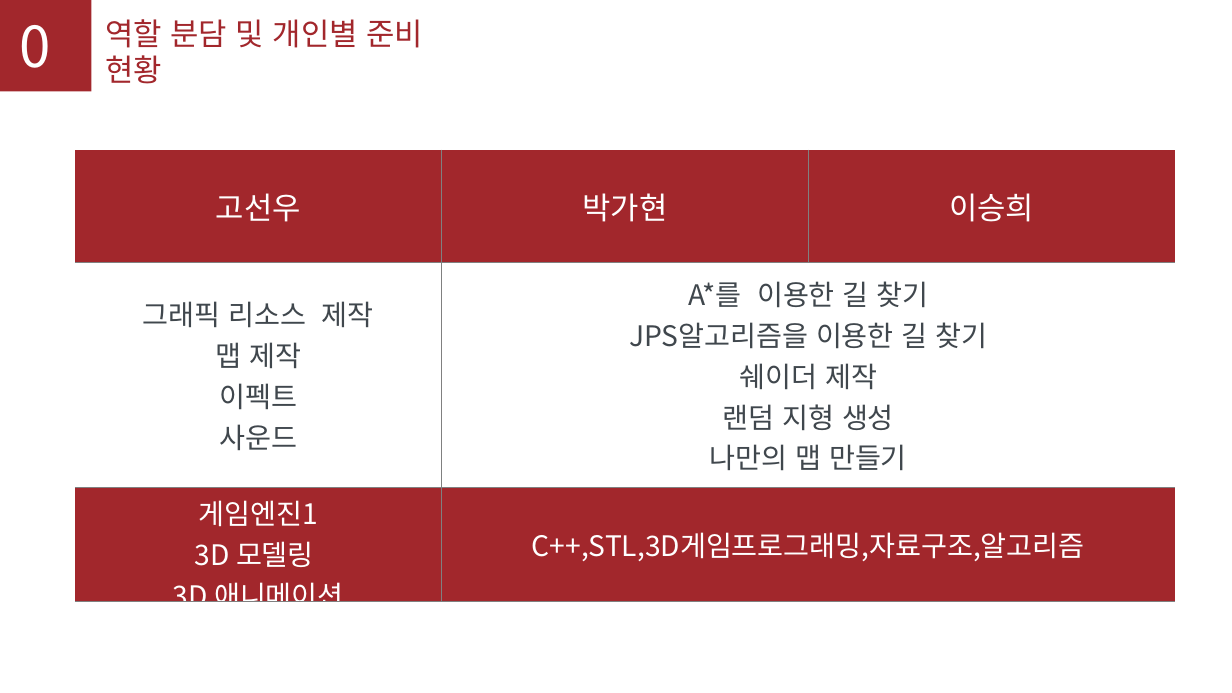
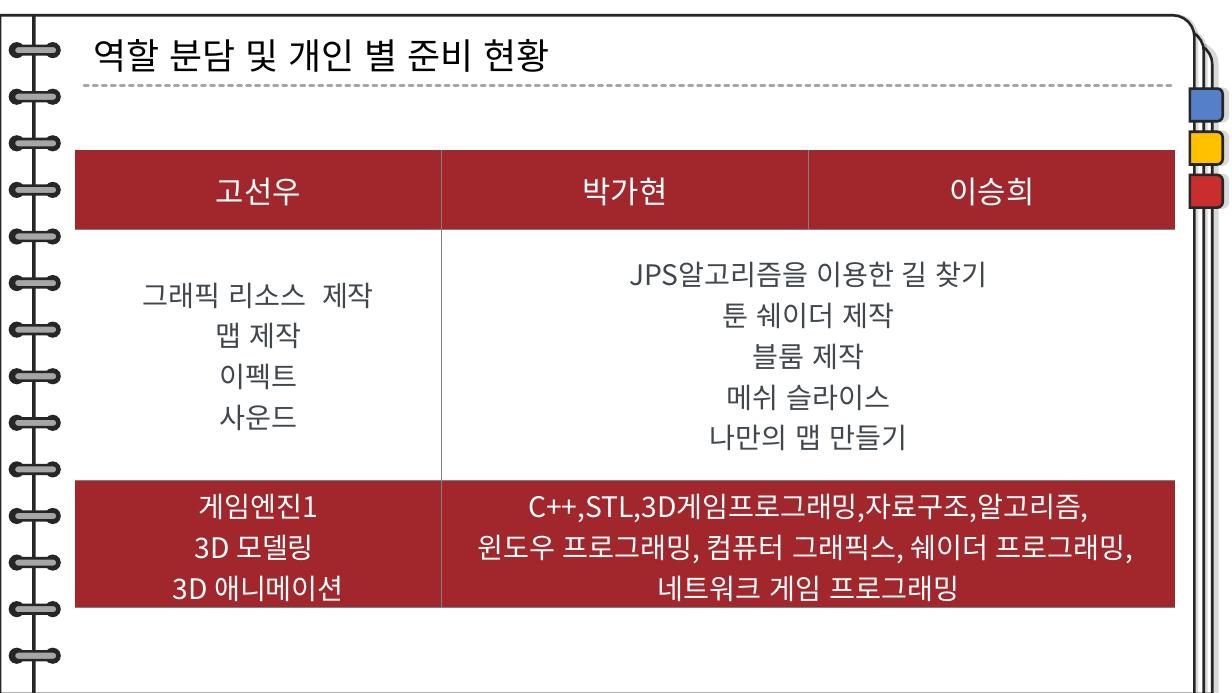
Before and after one commit to TUK-final-graduation-project/GraduationProject, a slide deck: slide 12 of Documents/제안서-수정본.pptx. Drawn at 1232x693 pixels with LibreOffice and Linux fonts; fonts in the diff are those of the drawing. Boxes give left, top, right and bottom in pixels: in the first picture for what was removed or moved away, otherwise in the second. Text is boxed around its words. In the diff, an @@ line names an element or a change of style, - is before the commit and + after.

```diff
--- a/Documents/제안서-수정본.pptx
+++ b/Documents/제안서-수정본.pptx
@@ rectangle removed at bbox=[0, 0, 91, 91] @@
@@ text removed at bbox=[10, 6, 86, 84] @@
-07
@@ text at bbox=[93, 39, 549, 72]: text changed; size 24 to 28 pt; text colour #A2272C to #000000 @@
-역할 분담 및 개인별 준비 현황
+역할 분담 및 개인 별 준비 현황
@@ group added at bbox=[0, 16, 1213, 693]: 28 ellipses, 14 rounded rectangles, 3 round rects, 1 rectangle, 1 line @@
@@ round same rect added at bbox=[1190, 89, 1223, 122], fill #567FCA, outline #262626 2 pt @@
@@ round same rect added at bbox=[1190, 133, 1223, 165], fill #FFC000, outline #262626 2 pt @@
@@ table at bbox=[75, 150, 1176, 607] @@
-row 2, column 2: A*를 이용한 길 찾기 / JPS알고리즘을 이용한 길 찾기 / 쉐이더 제작 / 랜덤 지형 생성 / 나만의 맵 만들기
+row 2, column 2: JPS알고리즘을 이용한 길 찾기 / 툰 쉐이더 제작 / 블룸 제작 / 메쉬 슬라이스 / 나만의 맵 만들기
-row 3, column 2: C++,STL,3D게임프로그래밍,자료구조,알고리즘
+row 3, column 2: C++,STL,3D게임프로그래밍,자료구조,알고리즘, / 윈도우 프로그래밍, 컴퓨터 그래픽스, 쉐이더 프로그래밍, / 네트워크 게임 프로그래밍
@@ round same rect added at bbox=[1190, 175, 1223, 207], fill #C92D2D, outline #262626 2 pt @@
```
Also in this commit, not shown: 8 other slides changed, 2 slides added, 3 slides removed, 2 other files.
